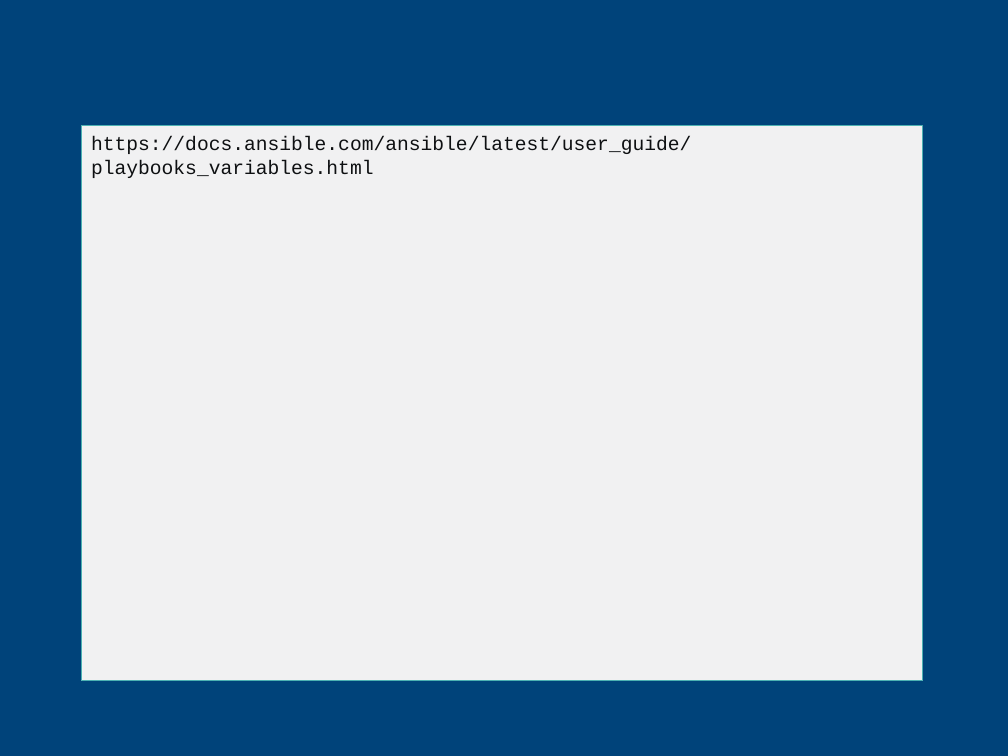
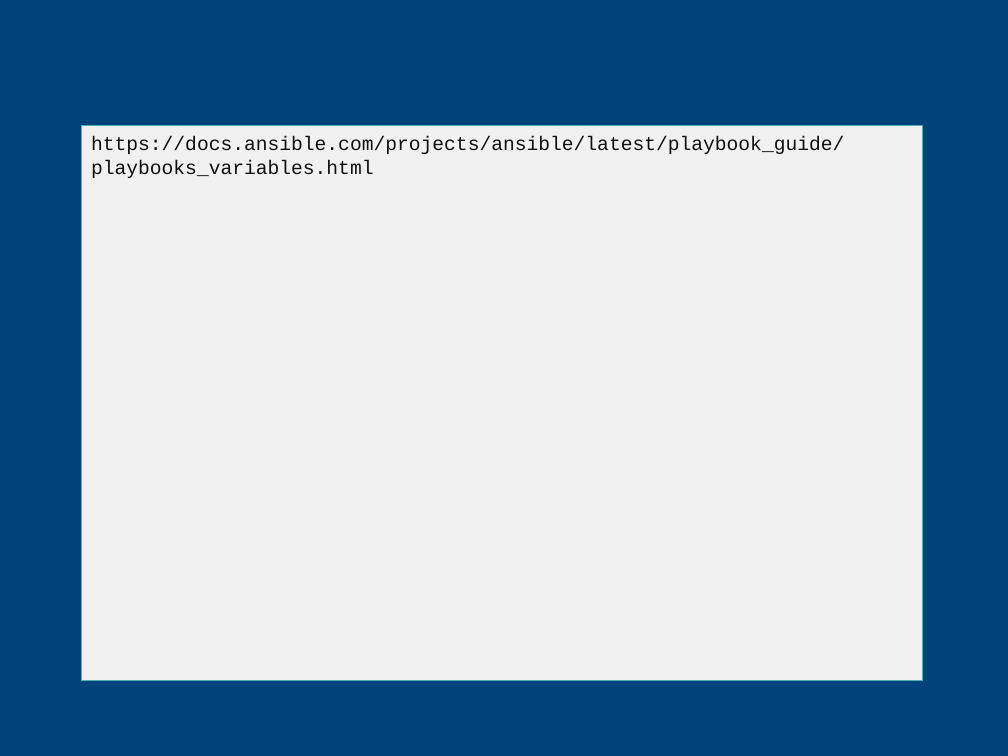
Before and after one commit to CCoupel/ansible-training, a slide deck: slide 56 of Ansible Training.pptx. Drawn at 1008x756 pixels with LibreOffice and Linux fonts; fonts in the diff are those of the drawing; background and template pictures are left out. Boxes give left, top, right and bottom in pixels: in the first picture for what was removed or moved away, otherwise in the second. Text is boxed around its words. In the diff, an @@ line names an element or a change of style, - is before the commit and + after.

```diff
--- a/Ansible Training.pptx
+++ b/Ansible Training.pptx
@@ text in freeform shape at box(91, 136, 844, 178): text changed @@
-https://docs.ansible.com/ansible/latest/user_guide/playbooks_variables.html
+https://docs.ansible.com/projects/ansible/latest/playbook_guide/playbooks_variables.html
```
Also in this commit, not shown: 16 other slides changed, 4 slides added, 4 slides removed.
